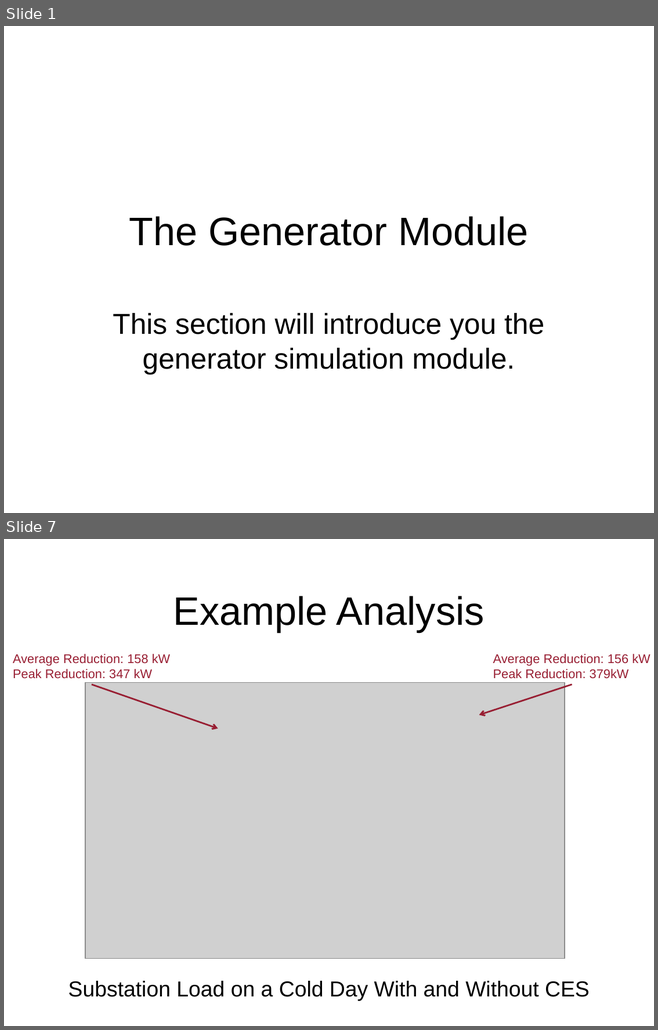
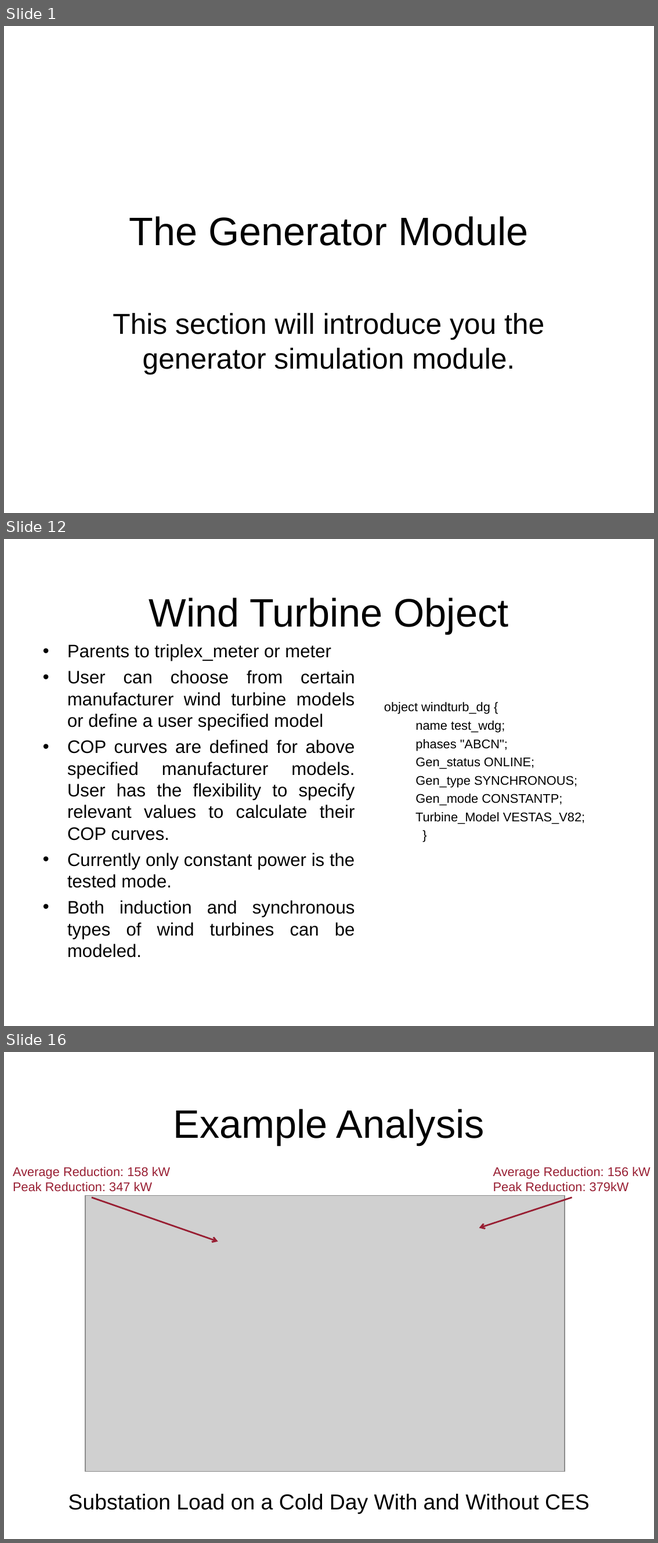
Before and after one commit to gridlab-d/course, a slide deck: ThreeDayCourse_v22/Day2/4.4 - Generator Module.ppt. Shown one above the other, each under a label of ours: slides 1 and 7 before the commit, slides 1, 12 and 16 after it; the slides between them are not shown. The pictures are 658x1030 and 658x1543 pixels, drawn with LibreOffice and Linux fonts; fonts in the diff are those of the drawing; grey boxes stand for pictures; background and template pictures are left out. Boxes give left, top, right and bottom in pixels: in the first picture for what was removed or moved away, otherwise in the second. Text is boxed around its words. In the diff, an @@ line names an element or a change of style, - is before the commit and + after.

```diff
--- a/ThreeDayCourse_v22/Day2/4.4 - Generator Module.ppt
+++ b/ThreeDayCourse_v22/Day2/4.4 - Generator Module.ppt
@@ slide 12 added at (4, 539, 654, 1026), background picture (left out) @@
@@ title added at (149, 598, 509, 634), 44 pt, text #000000 @@
+Wind Turbine Object
@@ text added at (67, 644, 355, 958), 20 pt, text #000000 @@
+• Parents to triplex_meter or meter
+• User can choose from certain manufacturer wind turbine models or define a user specified model
+• COP curves are defined for above specified manufacturer models. User has the flexibility to specify relevant values to calculate their COP curves.
+• Currently only constant power is the tested mode.
+• Both induction and synchronous types of wind turbines can be modeled.
@@ text added at (384, 702, 585, 824), 14 pt, text #000000 @@
+object windturb_dg {
+name test_wdg;
+phases "ABCN";
+Gen_status ONLINE;
+Gen_type SYNCHRONOUS;
+Gen_mode CONSTANTP;
+Turbine_Model VESTAS_V82;
+}
@@ what was slide 7 is now slide 16 @@
```
Also in this commit, not shown: 3 slides changed, 13 other slides added, 3 slides removed.
